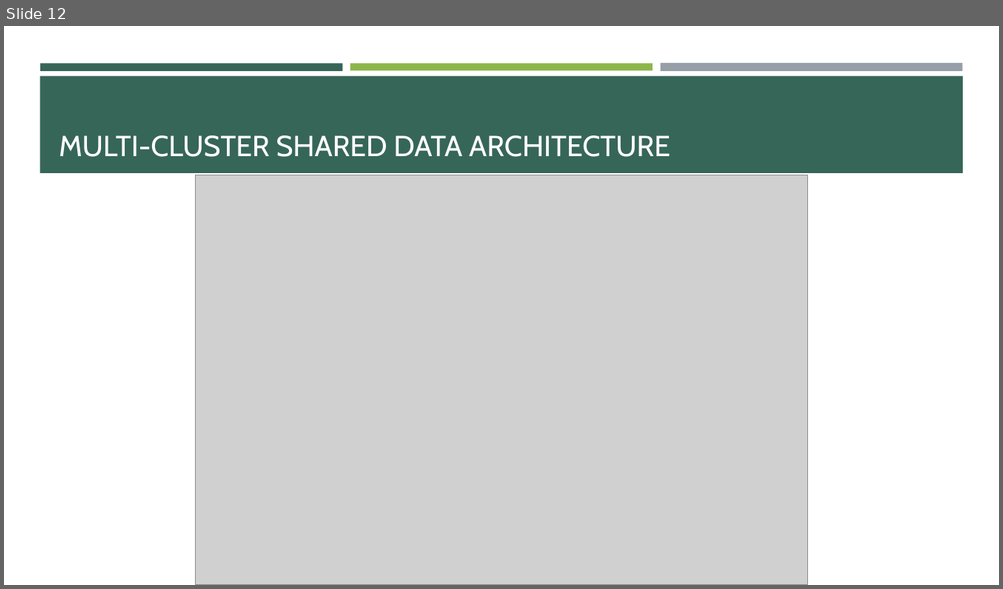
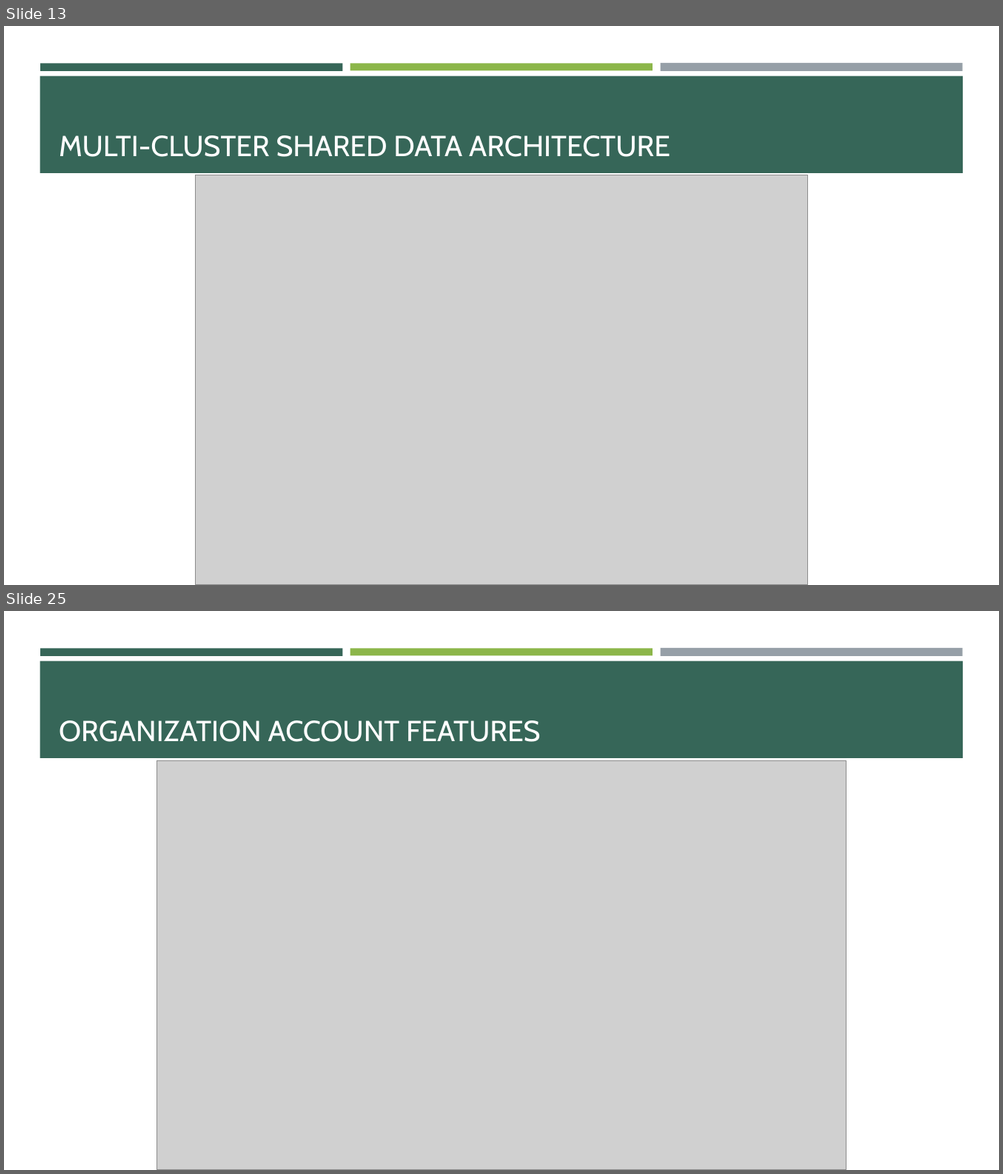
Before and after one commit to e-m-wilson/data_engineering, a slide deck: snowflake/Snowflake.pptx. Shown one above the other, each under a label of ours: slide 12 before the commit, slides 13 and 25 after it; the slides between them are not shown. The pictures are 1003x589 and 1003x1174 pixels, drawn with LibreOffice and Linux fonts; fonts in the diff are those of the drawing; grey boxes stand for pictures. Boxes give left, top, right and bottom in pixels: in the first picture for what was removed or moved away, otherwise in the second. Text is boxed around its words. In the diff, an @@ line names an element or a change of style, - is before the commit and + after.

```diff
--- a/snowflake/Snowflake.pptx
+++ b/snowflake/Snowflake.pptx
@@ slide 25 added at (4,611,999,1170), background #FFFFFF; not listed: 4 template elements that a slide beside it also shows @@
@@ title added at (59,721,540,742), 28 pt, text #FFFFFF @@
+ORGANIZATION ACCOUNT FEATURES
@@ picture added at (157,761,845,1170) @@
@@ what was slide 12 is now slide 13 @@
```
Also in this commit, not shown: 3 slides changed, 29 other slides added, 6 other files.
